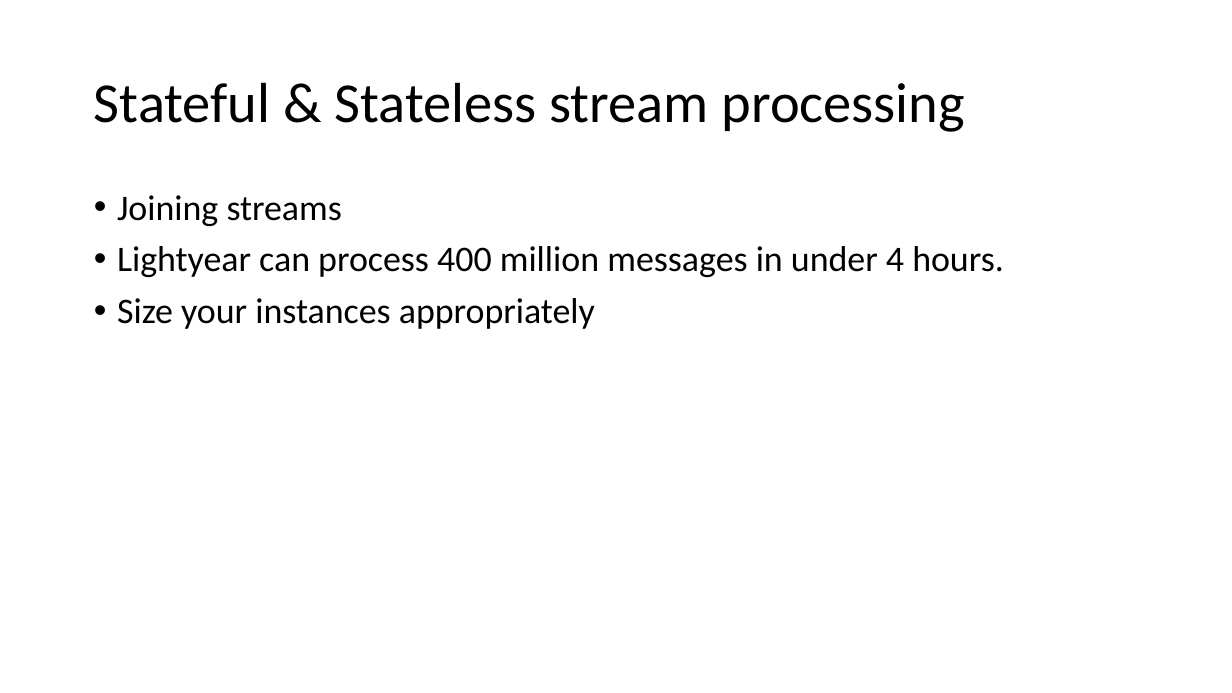
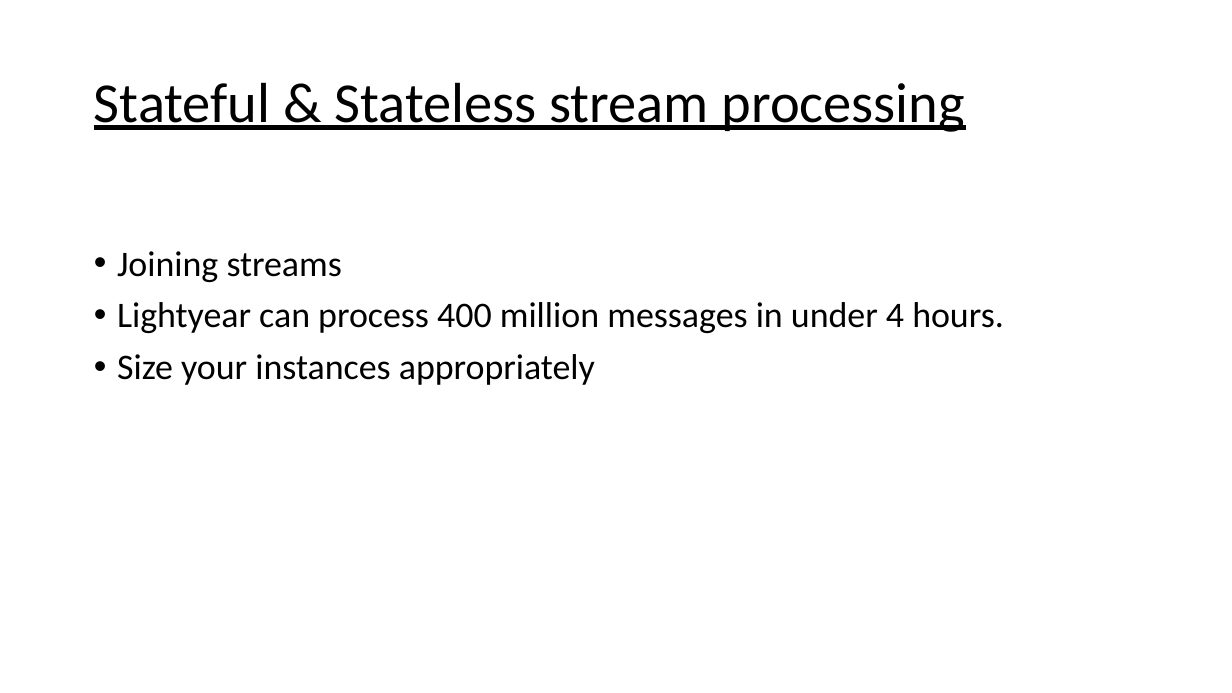
Before and after one commit to binitakaushik18/play-stream-maskingservice, a slide deck: slide 17 of doc/Kafka-Streams-TechConf [Autosaved].pptx. Drawn at 1232x693 pixels with LibreOffice and Linux fonts; fonts in the diff are those of the drawing. Boxes give left, top, right and bottom in pixels: in the first picture for what was removed or moved away, otherwise in the second. Text is boxed around its words. In the diff, an @@ line names an element or a change of style, - is before the commit and + after.

```diff
--- a/doc/Kafka-Streams-TechConf [Autosaved].pptx
+++ b/doc/Kafka-Streams-TechConf [Autosaved].pptx
@@ title "Stateful & Stateless stream processing" at (94, 82, 965, 132): underline on @@
@@ text "Joining streams": place and size @@
-text "Joining streams" at (117, 195, 1004, 329)
+text "Joining streams" at (117, 251, 1004, 385)
```
Also in this commit, not shown: 3 other slides changed, 1 other file.
